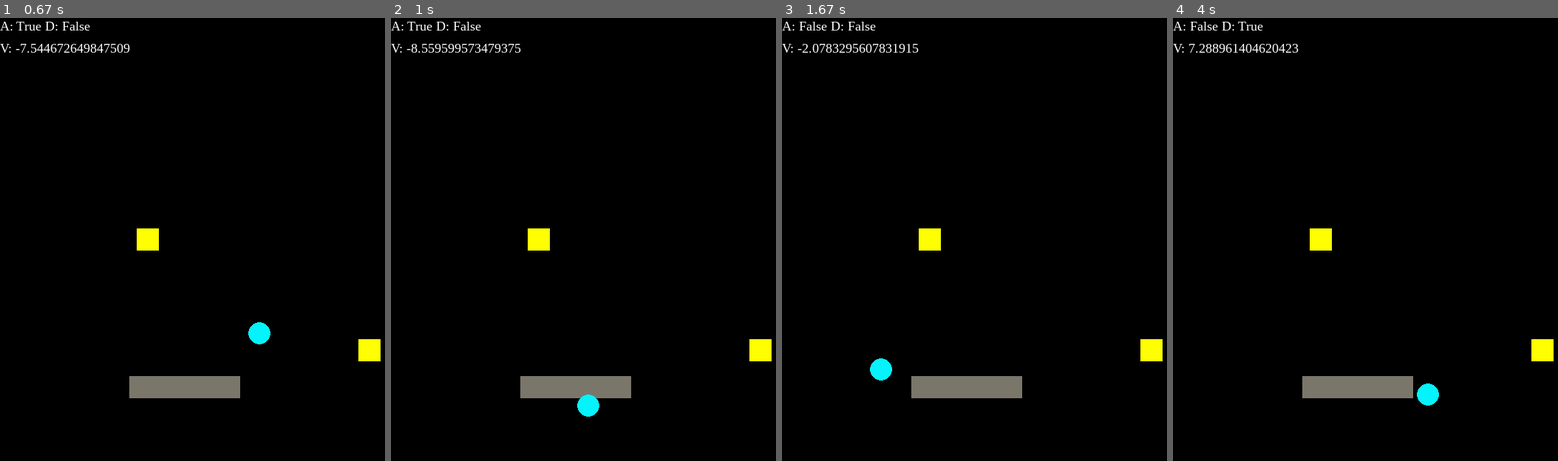
Above: before the commit, frames 1-4 (left to right).
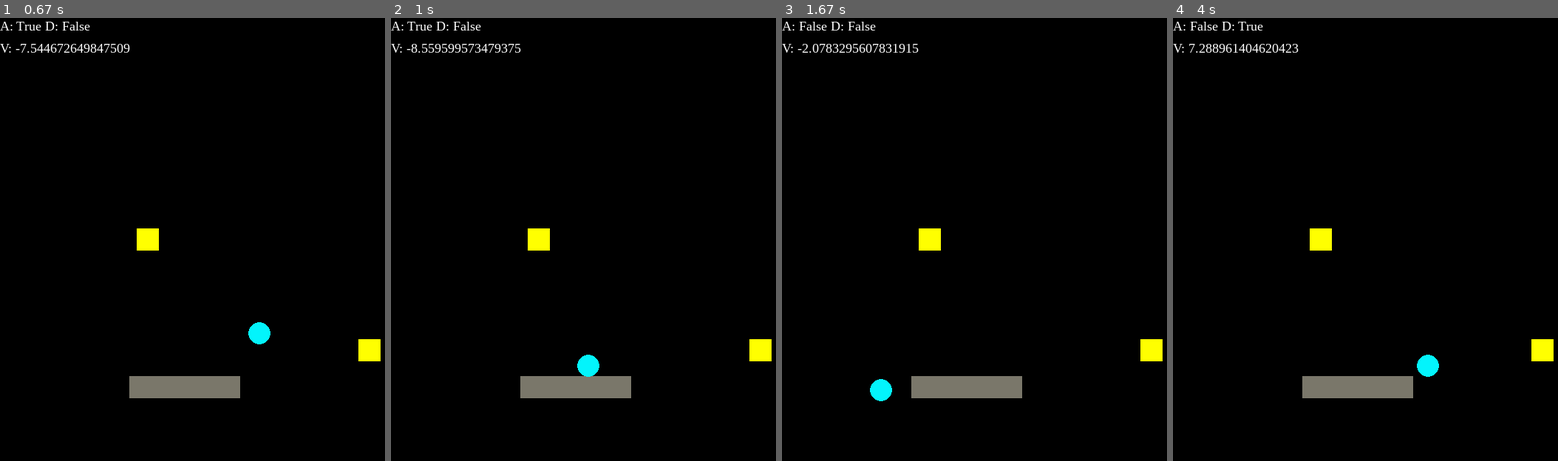
Above: after the commit, the same moments.

Repository: kamilxkruk/PyGamePlatformer
Game: pygame game, started from main.py
Same seed, same stepped clock (60 frames per second), same inputs: the game is played once before the commit and once after it.
Inputs:
- Up to frame 1 (0.67 s): hold A from 0.33 s (still down)
- Up to frame 2 (1 s): release A at 0.87 s; hold A from 0.9 s (still down)
- Up to frame 3 (1.67 s): release A at 1.3 s; hold W from 1.33 s (still down)
- Up to frame 4 (4 s): release W at 1.7 s; hold D 1.73-2.37 s; hold A 2.4-2.87 s; hold D 2.9-3.37 s; hold W 3.4-3.7 s; hold D from 3.73 s (still down)

Frame 1 is identical in both runs. In frame 2, 0.4% of the frame differs, in the area x 48-55%, y 76-90%; in frame 3, 0.4%; in frame 4, 0.4%.

Commit message:
Add collision with platforms

Diff:
--- a/player.py
+++ b/player.py
@@ -62,8 +62,6 @@
             if hits:
                 self.velocity_Y = -30
 
-        # elif keys[pygame.K_s]:
-        #     self.acc_y = 3.5
 
 
         self.velocity_X += self.acc_x
@@ -90,12 +88,20 @@
 
         self.velocityLabel = self.myFont.render('V: '+str(self.velocity_X),1,WHITE)
 
-    def detectCollision(self):
+    def detectCoinCollision(self):
         collision = pygame.sprite.spritecollide(self.playerSprite,self.coinSpriteGroup,True)
         if collision:
             pass
            #  Dodać punkty
            # self.coinSound.play()
+
+    def detectPlatformCollision(self):
+        platformCollision = pygame.sprite.spritecollide(self.playerSprite,self.platformSpriteGroup,False)
+        if platformCollision and self.velocity_Y>0:
+            self.acc_y = 0
+            self.velocity_Y = 0
+            self.rectangle.bottom = platformCollision[0].rect.top
+
 
     def display(self, display: pygame.Surface):
         display.blit(self.infoLabel,self.infoLabelRect)
@@ -110,4 +116,6 @@
         self.playerSpriteGroup.update()
         self.playerSpriteGroup.draw(display)
 
-        self.detectCollision()
+        self.detectPlatformCollision()
+
+        self.detectCoinCollision()
